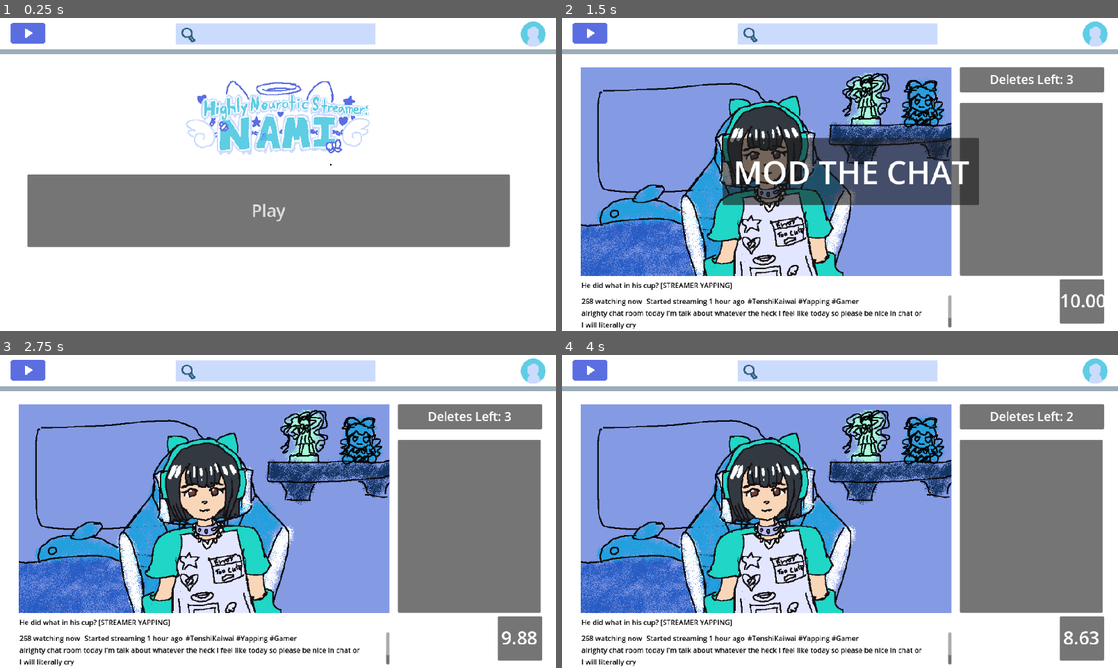
Above: before the commit, frames 1-4 (two rows, left to right).
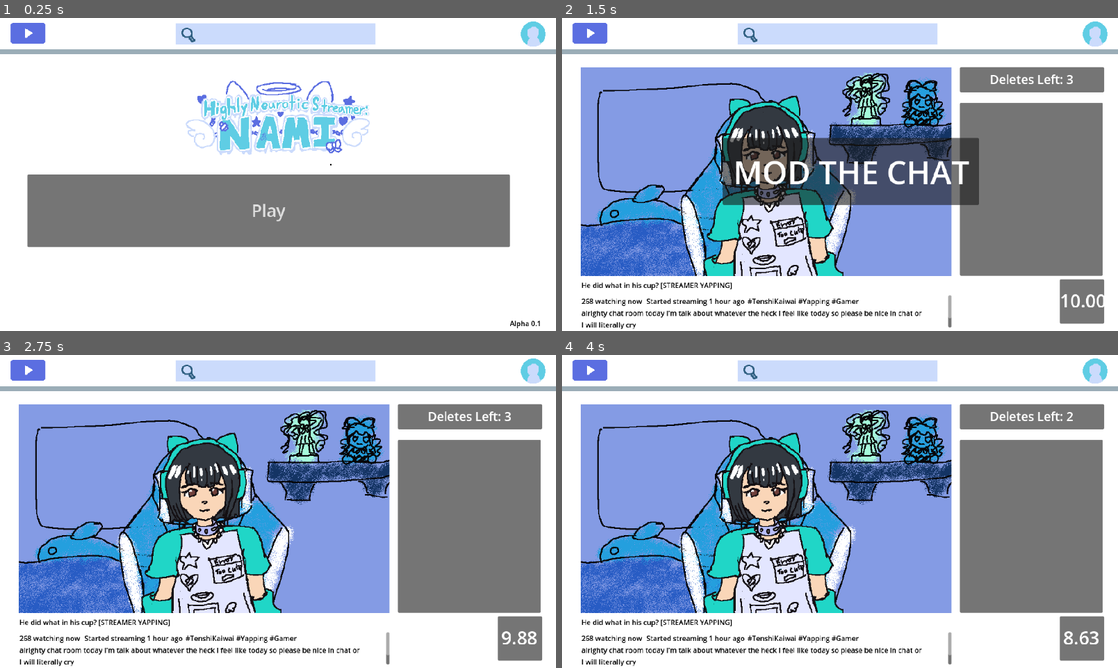
Above: after the commit, the same moments.

Repository: Contemplationjpg/NeedyMicro
Game: Godot game, scene res://Scenes/title.tscn
Two runs of this game, one before a commit and one after it. Both use one fixed random seed, a clock stepped at 60 frames per second and the inputs below.
Inputs:
- Up to frame 1 (0.25 s): no input
- Up to frame 2 (1.5 s): click "Play" at 0.5 s; tap Enter at 1.25 s
- Up to frame 3 (2.75 s): tap Space at 2 s
- Up to frame 4 (4 s): click "<3" at 3.5 s

The runs differ from the first frame. In frame 1, less than 0.1% of the frame differs, in the area x 91-98%, y 96-100%; in frame 2, less than 0.1%; in frame 3, less than 0.1%; in frame 4, less than 0.1%.

Commit message:
added version number label
this version is alpha 0.1

Diff:
--- a/needymicro/Scenes/title.tscn
+++ b/needymicro/Scenes/title.tscn
@@ -7,6 +7,7 @@
 [node name="Title" type="Node2D"]
 
 [node name="PlayButton" type="Button" parent="."]
+z_index = 1
 offset_left = -577.0
 offset_right = 534.0
 offset_bottom = 167.0
@@ -18,6 +19,7 @@
 zoom = Vector2(0.9, 0.9)
 
 [node name="Title" type="Sprite2D" parent="."]
+z_index = 1
 position = Vector2(0, -133)
 texture = ExtResource("2_6jkjy")
 
@@ -25,4 +27,13 @@
 z_index = -5
 texture = ExtResource("1_2d1te")
 
+[node name="Version Label" type="Label" parent="."]
+z_index = 1
+offset_left = 534.0
+offset_top = 331.0
+offset_right = 606.0
+offset_bottom = 354.0
+theme_override_colors/font_color = Color(0, 0, 0, 1)
+text = "Alpha 0.1"
+
 [connection signal="button_up" from="PlayButton" to="PlayButton" method="_on_button_up"]
